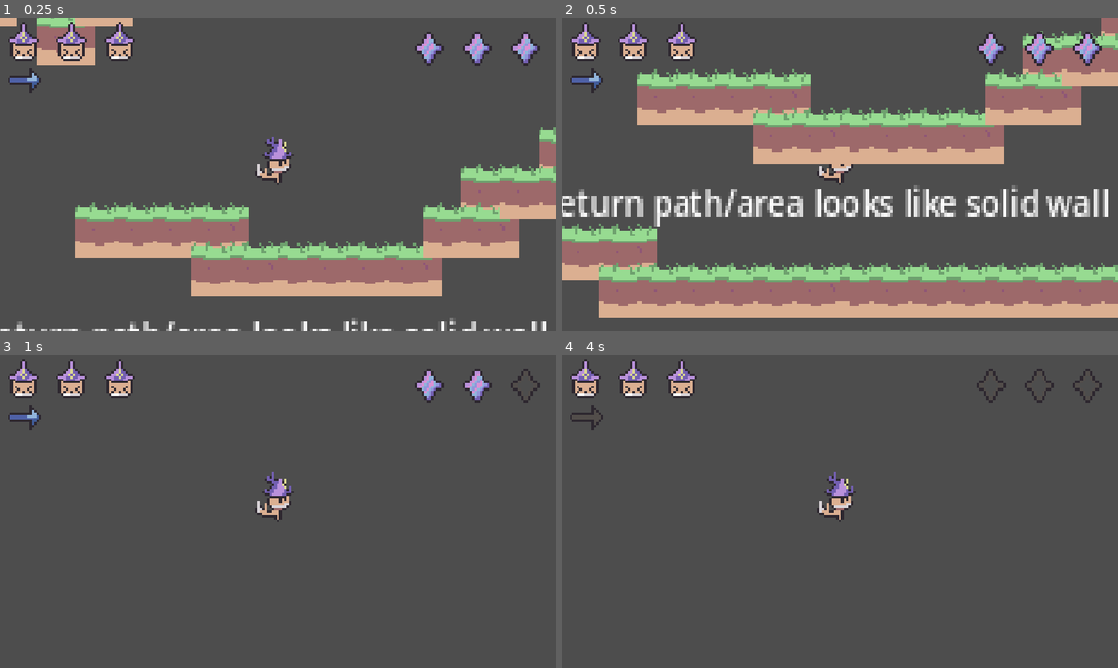
Above: before the commit, frames 1-4 (two rows, left to right).
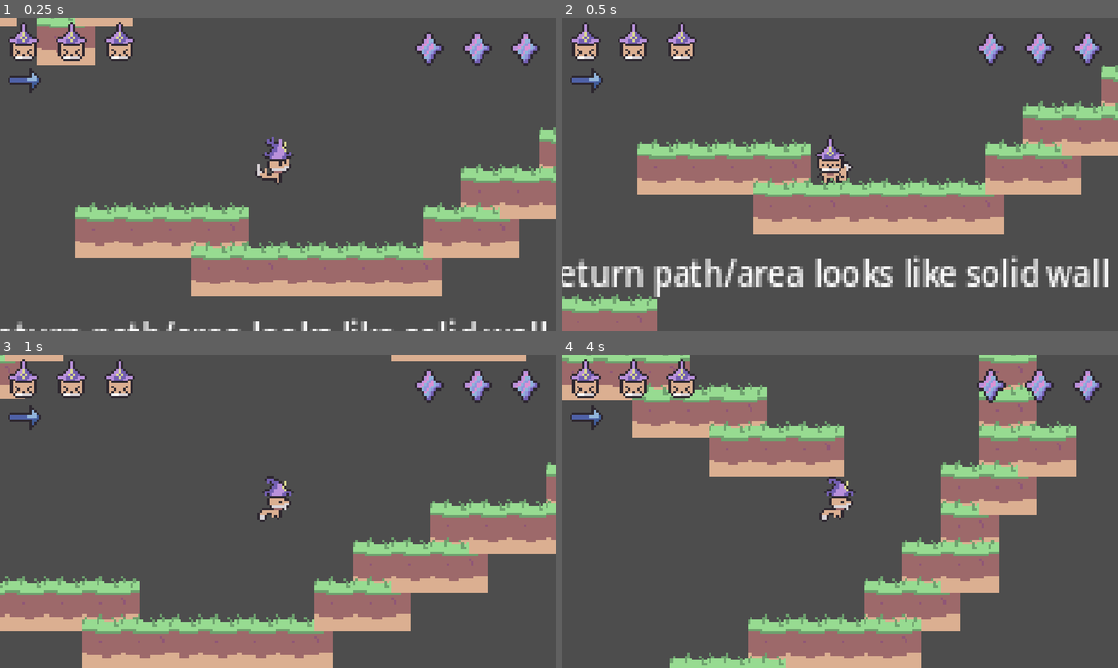
Above: after the commit, the same moments.

Repository: Astral-Scribe/Jame-Gam-Game-Jam-Game
Game: Godot game, scene res://scenes/level.tscn
Two runs of this game, one before a commit and one after it. Both use one fixed random seed, a clock stepped at 60 frames per second and the inputs below.
Inputs (mouse positions are in pixels of both pictures, inside the frame that each line leads up to):
- Up to frame 1 (0.25 s): no input
- Up to frame 2 (0.5 s): no input
- Up to frame 3 (1 s): tap Enter at 0.5 s; move the mouse to (400, 495) at 0.52 s; hold D (move_right) from 0.53 s (still down); hold H (heal) from 0.53 s (still down); click (400, 495) at 0.67 s; tap Space (jump) at 0.77 s
- Up to frame 4 (4 s): move the mouse to (728, 527) at 1.27 s; release H (heal) at 1.28 s; tap Shift (dash) at 1.35 s; tap Space (jump) at 1.52, 3.02, 3.77 s; tap H (heal) at 1.55, 3.05 s; move the mouse to (895, 442) at 2.02 s; release D (move_right) at 2.03 s; hold A (move_left) 2.03-2.78 s; hold H (heal) 2.03-2.78 s; move the mouse to (812, 574) at 2.77 s; hold D (move_right) from 2.78 s (still down); tap Alt at 2.85 s; click (812, 574) at 2.92 s; move the mouse to (1006, 558) at 3.52 s; hold H (heal) from 3.53 s (still down)

Frame 1 is identical in both runs. In frame 2, 54% of the frame differs, in the area x 0-100%, y 0-100%; in frame 3, 22%; in frame 4, 28%.

Commit message:
added iframes and fixed wolf ai

Diff:
--- a/game/project.godot
+++ b/game/project.godot
@@ -57,6 +57,7 @@
 2d_physics/layer_1="World"
 2d_physics/layer_2="Player_Movement"
 2d_physics/layer_3="Player_Hurtbox"
+2d_physics/layer_4="Enemy_Movement"
 2d_physics/layer_5="Enemy_Attacks"
 2d_physics/layer_6="Enemy_Hurtboxes"
 2d_physics/layer_7="Enemy_Contact_Hitboxes"
--- a/game/scenes/enemy_wolf.tscn
+++ b/game/scenes/enemy_wolf.tscn
@@ -125,25 +125,27 @@
 size = Vector2(20, 26)
 
 [node name="Enemy_Wolf" type="CharacterBody2D" unique_id=934827450]
+collision_layer = 8
 script = ExtResource("1_15fmq")
 
 [node name="WolfAnimator" type="AnimatedSprite2D" parent="." unique_id=535326398]
 sprite_frames = SubResource("SpriteFrames_sin08")
-animation = &"bite"
+animation = &"idle"
 
 [node name="CollisionShape2D" type="CollisionShape2D" parent="." unique_id=938777970]
-visible = false
 position = Vector2(-1.5, 7)
 shape = SubResource("RectangleShape2D_wfsmp")
 
 [node name="PlayerDetector" type="RayCast2D" parent="." unique_id=1806303481]
+target_position = Vector2(30, 0)
+collision_mask = 4
+collide_with_areas = true
 
 [node name="WolfHurtbox" type="Area2D" parent="." unique_id=945888419]
 collision_layer = 32
 collision_mask = 0
 
 [node name="CollisionShape2D" type="CollisionShape2D" parent="WolfHurtbox" unique_id=1926585884]
-visible = false
 position = Vector2(-1.0000012, 6.999999)
 scale = Vector2(2.537989, 1.6427253)
 shape = SubResource("RectangleShape2D_m5x6i")
@@ -153,7 +155,6 @@
 collision_mask = 4
 
 [node name="CollisionShape2D" type="CollisionShape2D" parent="WolfHitbox" unique_id=1416593848]
-visible = false
 position = Vector2(1.0000005, 8.168446)
 scale = Vector2(1.3662227, 1.5236876)
 shape = SubResource("RectangleShape2D_lk3u3")
@@ -163,6 +164,12 @@
 collision_mask = 4
 
 [node name="CollisionShape2D" type="CollisionShape2D" parent="BiteHitbox" unique_id=180450877]
-visible = false
 position = Vector2(15, 0)
 shape = SubResource("RectangleShape2D_mjcxh")
+
+[node name="LedgeDetector" type="RayCast2D" parent="." unique_id=1944155887]
+target_position = Vector2(0, 25)
+
+[node name="WallDetector" type="RayCast2D" parent="." unique_id=1549980377]
+scale = Vector2(0.99506134, 1)
+target_position = Vector2(35, 10)
--- a/game/scenes/level.tscn
+++ b/game/scenes/level.tscn
@@ -2,6 +2,7 @@
 
 [ext_resource type="PackedScene" uid="uid://c3ehi5sridm3b" path="res://scenes/playercontroller.tscn" id="1_2q6dc"]
 [ext_resource type="Texture2D" uid="uid://0lmpb74ep317" path="res://assets/tilesheets/ground.png" id="2_w7c3h"]
+[ext_resource type="PackedScene" uid="uid://clvrgbh0rwl5w" path="res://scenes/enemy_wolf.tscn" id="3_w8frs"]
 
 [sub_resource type="TileSetAtlasSource" id="TileSetAtlasSource_w8frs"]
 texture = ExtResource("2_w7c3h")
@@ -75,3 +76,6 @@
 offset_bottom = -855.0
 scale = Vector2(3.5047588, 3.5964003)
 text = "BOSS AREA"
+
+[node name="Enemy_Wolf" parent="TileMapLayer" unique_id=934827450 instance=ExtResource("3_w8frs")]
+position = Vector2(858, -384)
--- a/game/scenes/playercontroller.tscn
+++ b/game/scenes/playercontroller.tscn
@@ -5,6 +5,9 @@
 [ext_resource type="Script" uid="uid://hva4nojmwlmk" path="res://scripts/hitandhurt.gd" id="4_sin08"]
 [ext_resource type="PackedScene" uid="uid://b67vfbj02k873" path="res://scenes/ui.tscn" id="7_w05ij"]
 
+[sub_resource type="RectangleShape2D" id="RectangleShape2D_wfsmp"]
+size = Vector2(16, 19)
+
 [sub_resource type="AtlasTexture" id="AtlasTexture_jwhlx"]
 atlas = ExtResource("2_jwhlx")
 region = Rect2(0, 139, 21, 21)
@@ -194,8 +197,17 @@
 "speed": 5.0
 }]
 
+[sub_resource type="RectangleShape2D" id="RectangleShape2D_mx8sn"]
+size = Vector2(16.257355, 17.905907)
+
 [node name="Hecate" type="CharacterBody2D" unique_id=524172200]
+collision_layer = 2
 script = ExtResource("1_q6g60")
+
+[node name="PlayerJumpCollision" type="CollisionShape2D" parent="." unique_id=574535359]
+physics_interpolation_mode = 1
+position = Vector2(-2, -5)
+shape = SubResource("RectangleShape2D_wfsmp")
 
 [node name="Camera2D" type="Camera2D" parent="." unique_id=1886191754]
 zoom = Vector2(5, 5)
@@ -216,4 +228,14 @@
 [node name="hitandhurt" type="Area2D" parent="." unique_id=522365120]
 position = Vector2(-1.9999996, -5)
 scale = Vector2(0.9841699, 1.0052549)
+collision_layer = 4
+collision_mask = 0
 script = ExtResource("4_sin08")
+
+[node name="CollisionShape2D" type="CollisionShape2D" parent="hitandhurt" unique_id=3551002]
+position = Vector2(-7.1525574e-07, 0)
+scale = Vector2(1.0000004, 1.0000004)
+shape = SubResource("RectangleShape2D_mx8sn")
+
+[node name="InvincibilityTimer" type="Timer" parent="hitandhurt" unique_id=111175142]
+wait_time = 0.1
--- a/game/scripts/enemy_wolf.gd
+++ b/game/scripts/enemy_wolf.gd
@@ -3,63 +3,162 @@
 enum State {idle, walk, bite}
 var current_state: State = State.walk
 
-#wolf stats
+# Wolf Stats
 @export var speed: float = 60.0
+@export var lunge_speed: float = 150.0
 @export var contact_damage: float = 1.0
 @export var bite_damage: float = 1.0
 @export var health: float = 3.0
 @export var fall_velocity: float = 300.0
 @export var knockback_force: float = 220.0
 
+@export var bite_duration: float = 0.4
+@export var bite_cooldown_duration: float = 1.0
+var bite_timer: float = 0.0
+var bite_cooldown_timer: float = 0.0
+
+# Cooldown tracking variables
+var ledge_turn_cooldown: float = 0.0
+const ledge_turn_cooldown_duration: float = 0.25
+var wall_turn_cooldown: float = 0.0
+const wall_turn_cooldown_duration: float = 0.25
+
+# Rear Detection Property
+@export var rear_detection_range: float = 50.0
+
 const idle_duration: float = 1.5
 var idle_timer: float = 0.0
 var move_direction: float = -1.0
 
-#node references
+# Node references
 @onready var animated_sprite: AnimatedSprite2D = $WolfAnimator
 @onready var player_detector: RayCast2D = $PlayerDetector
+@onready var ledge_detector: RayCast2D = $LedgeDetector
+@onready var wall_detector: RayCast2D = $WallDetector
 @onready var contact_hitbox: Area2D = $WolfHitbox
 @onready var bite_hitbox: Area2D = $BiteHitbox
-
 
 func _ready() -> void:
 	contact_hitbox.area_entered.connect(_on_contact_hitbox_entered)
 	bite_hitbox.area_entered.connect(_on_bite_hitbox_entered)
-	animated_sprite.animation_finished.connect(_on_animation_finished)
+	sync_sensors()
 
-# Called every frame. 'delta' is the elapsed time since the previous frame.
-func _process(delta: float) -> void:
+func _physics_process(delta: float) -> void:
+	# 1. Handle Cooldown Timers
+	if bite_cooldown_timer > 0.0:
+		bite_cooldown_timer = maxf(bite_cooldown_timer - delta, 0.0)
+	if ledge_turn_cooldown > 0.0:
+		ledge_turn_cooldown = maxf(ledge_turn_cooldown - delta, 0.0)
+	if wall_turn_cooldown > 0.0:
+		wall_turn_cooldown = maxf(wall_turn_cooldown - delta, 0.0)
+
 	if not is_on_floor():
 		velocity += get_gravity() * delta
 		if (velocity.y > fall_velocity):
 			velocity.y = fall_velocity
+	else:
+		if current_state == State.idle:
+			velocity.x = 0.0
 
-	player_detector.target_position.x = move_direction * absf(player_detector.target_position.x)
+	sync_sensors()
 
 	match current_state:
 		State.idle:
-			velocity.x = 0.0
+			velocity.x = move_toward(velocity.x, 0.0, speed)
 			idle_timer -= delta
 			if idle_timer <= 0.0:
-				move_direction *= -1.0
 				current_state = State.walk
-			if player_detector.is_colliding():
-				current_state = State.bite
+			if player_detector.is_colliding() and bite_cooldown_timer <= 0.0:
+				trigger_bite_attack()
+
+			check_for_player_behind()
 
 		State.walk:
 			velocity.x = move_direction * speed
-			animated_sprite.flip_h = (move_direction > 0.0)
-			if is_on_wall():
+
+			# Art alignment: Sprite faces left when walking left, right when moving right
+			animated_sprite.flip_h = (move_direction < 0.0)
+
+			var hit_wall: bool = wall_detector.is_colliding()
+			var hit_ledge: bool = is_on_floor() and not ledge_detector.is_colliding()
+
+			if check_for_player_behind():
+				return
+
+			# Handle solid wall bumps
+			if hit_wall and wall_turn_cooldown <= 0.0:
+				move_direction *= -1.0
+				wall_turn_cooldown = wall_turn_cooldown_duration
+				ledge_turn_cooldown = ledge_turn_cooldown_duration
+				sync_sensors()
 				current_state = State.idle
 				idle_timer = idle_duration
-			if player_detector.is_colliding():
-				current_state = State.bite
+				velocity.x = 0.0
+				return
+
+			# Handle cliff ledge boundaries
+			if hit_ledge and ledge_turn_cooldown <= 0.0 and wall_turn_cooldown <= 0.0:
+				move_direction *= -1.0
+				ledge_turn_cooldown = ledge_turn_cooldown_duration
+				wall_turn_cooldown = wall_turn_cooldown_duration
+				sync_sensors()
+				velocity.x = move_direction * speed
+				animated_sprite.flip_h = (move_direction < 0.0)
+				return
+
+			if player_detector.is_colliding() and bite_cooldown_timer <= 0.0:
+				trigger_bite_attack()
 
 		State.bite:
-			velocity.x = move_toward(velocity.x, 0.0, speed)
+			velocity.x = move_toward(velocity.x, move_direction * lunge_speed, speed * 2.0)
+			bite_timer -= delta
+			if bite_timer <= 0.0:
+				bite_cooldown_timer = bite_cooldown_duration
+				current_state = State.walk
 
 	move_and_slide()
 	update_wolf_animations()
+
+func trigger_bite_attack() -> void:
+	current_state = State.bite
+	bite_timer = bite_duration
+	animated_sprite.play("bite")
+
+func sync_sensors() -> void:
+	player_detector.target_position.x = move_direction * absf(player_detector.target_position.x)
+	ledge_detector.position.x = move_direction * absf(ledge_detector.position.x)
+	if is_inside_tree() and wall_detector:
+		wall_detector.target_position.x = move_direction * absf(wall_detector.target_position.x)
+
+func check_for_player_behind() -> bool:
+	if player_detector.is_colliding():
+		var detected_area = player_detector.get_collider()
+		if detected_area and detected_area.has_method("take_damage"):
+			return false
+
+	var space_state = get_world_2d().direct_space_state
+	var query = PhysicsRayQueryParameters2D.new()
+
+	# Start cast precisely at the wolf's center elevation point
+	query.from = global_position
+	# Force Y to be exactly 0 so it cannot look upwards through ceilings
+	query.to = global_position + Vector2(-move_direction * rear_detection_range, 0.0)
+
+	query.collision_mask = player_detector.collision_mask
+	query.collide_with_areas = true
+	query.collide_with_bodies = false
+
+	var result = space_state.intersect_ray(query)
+	if result:
+		# Double-check that what we hit is actually on a similar height level
+		var hit_area = result.collider
+		if hit_area and absf(hit_area.global_position.y - global_position.y) < 20.0:
+			move_direction *= -1.0
+			sync_sensors()
+			current_state = State.walk
+			return true
+
+	return false
 
 func update_wolf_animations() -> void:
 	match current_state:
@@ -88,7 +187,3 @@
 		var push_dir: float = signf(player_body.global_position.x - global_position.x)
 		player_body.velocity.x = (push_dir if push_dir != 0.0 else 1.0) * force
 		player_body.velocity.y = -100.0
-
-func _on_animation_finished() -> void:
-	if current_state == State.bite:
-		current_state = State.walk
--- a/game/scripts/hitandhurt.gd
+++ b/game/scripts/hitandhurt.gd
@@ -4,23 +4,39 @@
 signal mana_changed(new_mana: float)
 #player stats
 var max_health: float = 3.0
-var current_health: float = 2.0
+var current_health: float = 3.0
 var max_mana: float = 3.0
 var current_mana: float = 3.0
+
+@export var invincibility_duration: float = 0.1
+var is_invincible: bool = false
+@onready var invincibility_timer: Timer = $InvincibilityTimer
 
 #healing variables
 var heal_cast_delay_length: float = 0.5
 var heal_cast_timer: float = 0.0
 var is_casting_heal: bool = false
 
+func _ready() -> void:
+	current_health = max_health
+	current_mana = max_mana
+	invincibility_timer.timeout.connect(_on_invincibility_timeout)
+
 func _physics_process(delta: float) -> void:
 	handle_heal_casting(delta)
 
 func take_damage(amount):
+	if is_invincible:
+		return
 	current_health -= amount
 	health_changed.emit(current_health)
+	is_invincible = true
+	invincibility_timer.start(invincibility_duration)
 	if is_casting_heal:
 		cancel_heal()
+
+func _on_invincibility_timeout() -> void:
+	is_invincible = false
 
 func use_mana(amount) -> bool:
 	if amount <= current_mana:
@@ -38,6 +54,7 @@
 			else:
 				return
 		if is_casting_heal:
+			heal_cast_timer += delta
 			if heal_cast_timer >= heal_cast_delay_length:
 				current_health = min(current_health + 1.0, max_health)
 				health_changed.emit(current_health)
